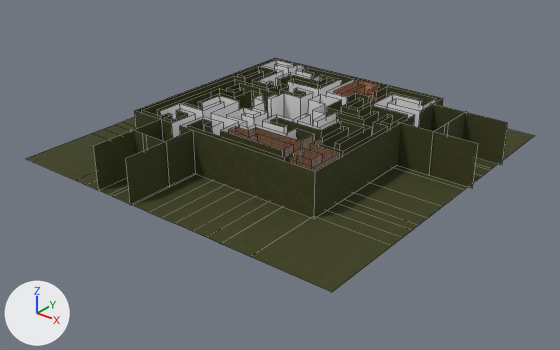
A saved change to the FBX model Assets/Models/Labyrinth.fbx.
Rendered twice from a 50 mm lens placed at (92.4, -110.4, 61.1), pointed at (7.9, -4.8, -4.4). Lighting does not change. The marker at lower left points along +X, +Y and +Z. Mesh edges are drawn as thin lines. Where no turn or scale is listed for an object, it has been applied to the vertices. Vertices at the same position are counted once.

The first picture shows 'Floor', 'Floor.001', 'Floor.002', 'Labyrinth', 'Plane', 'Plane.001', 'Plane.002', 'Plane.003'.
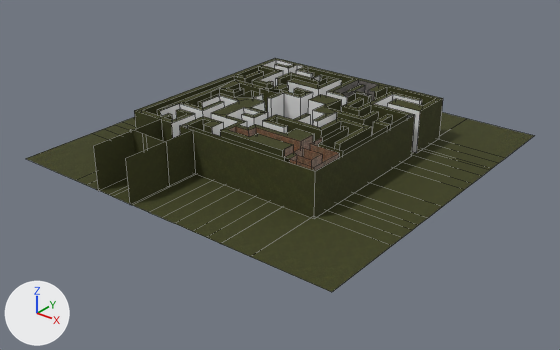
Edits to the bpy script that builds the scene:
```text
Add img_texturescom_concrete_roughwall_512_normal_png:
    img_texturescom_concrete_roughwall_512_normal_png = load_image('TexturesCom_Concrete_RoughWall_512_normal.png', '../Textures/tex_labyrinth/LastRoom/wall-down/TexturesCom_Concrete_RoughWall_512_normal.png', 512, 512, 'Non-Color')
Add img_texturescom_concrete_roughwall_512_albedo_png:
    img_texturescom_concrete_roughwall_512_albedo_png = load_image('TexturesCom_Concrete_RoughWall_512_albedo.png', '../Textures/tex_labyrinth/LastRoom/wall-down/TexturesCom_Concrete_RoughWall_512_albedo.png', 512, 512, 'Non-Color')
Add mat_w_lastroomdown:
    mat_w_lastroomdown = bpy.data.materials.new('W-LastRoomDown')
    # uses the picture img_texturescom_concrete_roughwall_512_albedo_png
    # uses the picture img_texturescom_concrete_roughwall_512_normal_png
Change me_cube_009:
    used by ob_labyrinth; location = (0.0, 0.0, 0.0)
    remove me_cube_009.from_pydata(...)  # 492 vertices, 246 faces; spans x -14.0..28.0, y -21.0..21.0, z 0.0..8.5
    add me_cube_009.from_pydata(...)  # 560 vertices, 379 faces; spans x -14.0..28.0, y -21.0..21.0, z -4.0..8.5
    me_cube_009 part 1
    74 new faces join them, mat_basic
    me_cube_009 part 2: 9 kept faces spanning x 9.0..15.5, y 11.0..20.0, z 0.0..8.5 get new texture (UV) coordinates
    add me_cube_009.materials.append(mat_concrete)
    add me_cube_009.materials.append(mat_w_lastroomdown)
Remove ob_plane_002:
    ob_plane_002 = bpy.data.objects.new('Plane.002', me_plane_010)
    ob_plane_002.location = (35.2, 17.0, 4.2)
Remove ob_plane_003:
    ob_plane_003 = bpy.data.objects.new('Plane.003', me_plane_011)
    ob_plane_003.location = (35.2, 5.0, 4.2)
Remove ob_floor_002:
    ob_floor_002 = bpy.data.objects.new('Floor.002', me_plane_009)
    ob_floor_002.location = (34.7, 10.5, 4.2)
```

Changed parts and their boxes (x1, y1, x2, y2) in the pictures (560 x 350 px):
'Plane.003', deleted
    before: (398, 122, 478, 188)
'Plane.002', deleted
    before: (430, 104, 507, 165)
'Floor.002', deleted
    before: (429, 111, 467, 175)
part 1 of me_cube_009, added
    after: (134, 58, 443, 159)
part 2 of me_cube_009, surface changed (brown to grey)
    both: (334, 80, 378, 101)
